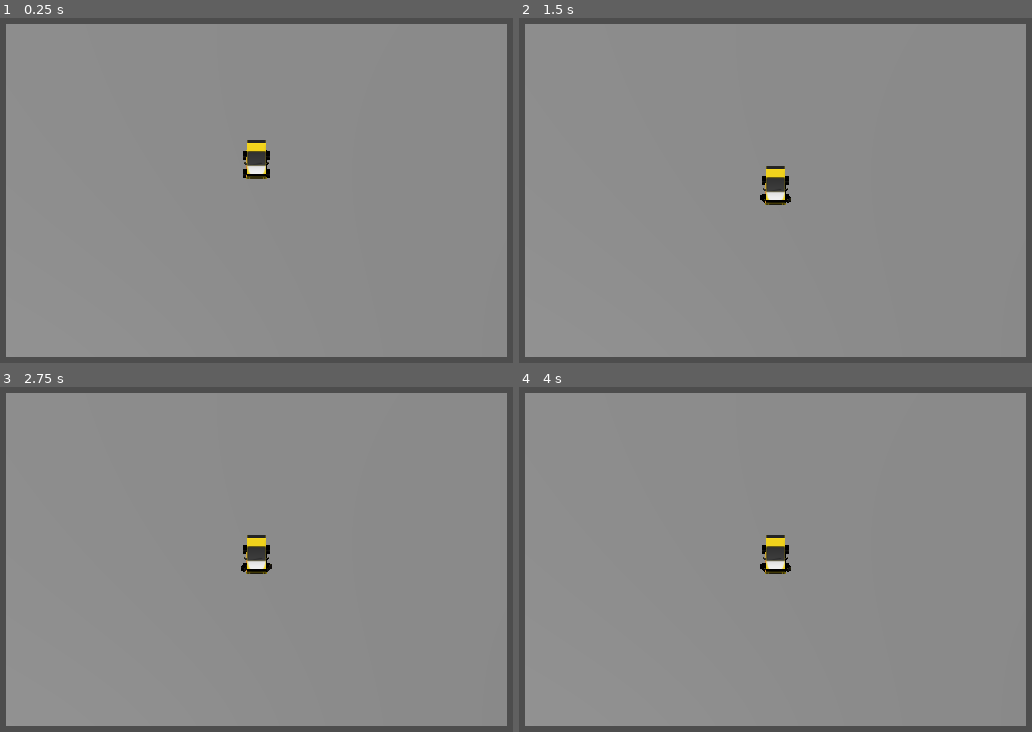
Above: before the commit, frames 1-4 (two rows, left to right).
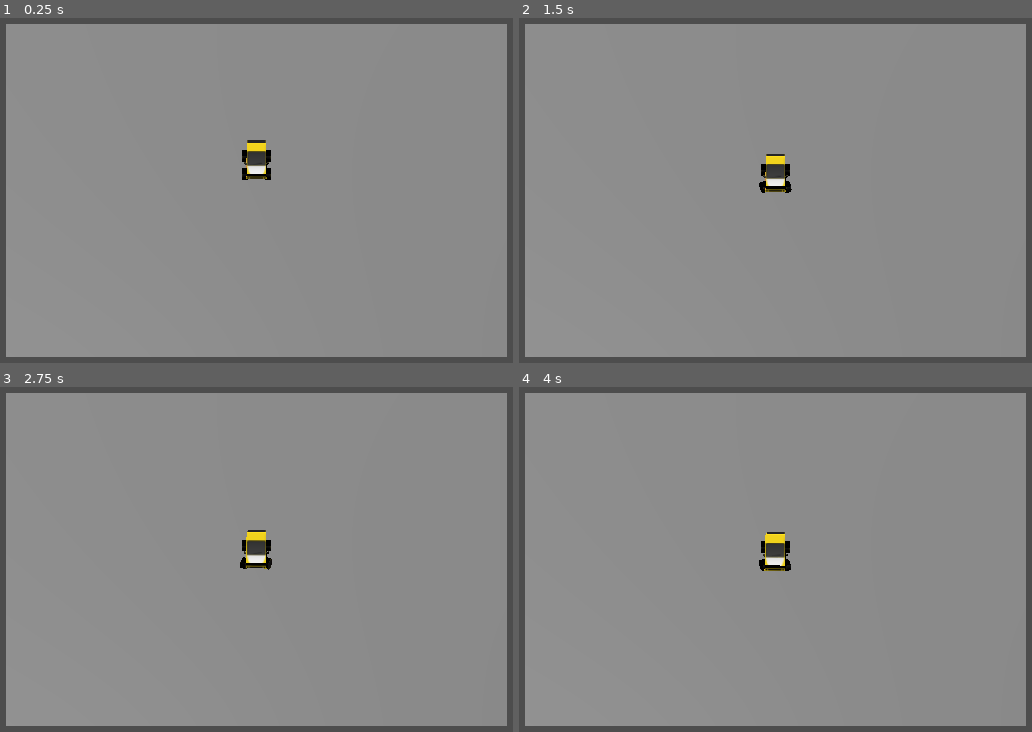
Above: after the commit, the same moments.

Repository: DaniMaccari/Car-Playground
Game: Godot game, scene res://Scenes/Main.tscn
The game is run twice, just before and just after one commit, with the same random seed, the same clock (stepped at 60 frames per second) and the same inputs. The project has no main scene, so this scene is started directly.
Inputs:
- Up to frame 1 (0.25 s): no input
- Up to frame 2 (1.5 s): hold Right (ui_right) 0.53-1.28 s; hold Left (ui_left) from 1.28 s (still down)
- Up to frame 3 (2.75 s): release Left (ui_left) at 2.03 s; hold Right (ui_right) from 2.03 s (still down)
- Up to frame 4 (4 s): tap Enter at 2.75 s; tap Space at 3.5 s; release Right (ui_right) at 3.53 s; hold Left (ui_left) from 3.53 s (still down)

The runs differ from the first frame. In frame 1, less than 0.1% of the frame differs, in the area x 47-53%, y 38-47%; in frame 2, 0.7%, in the area x 46-54%, y 39-55%; in frame 3, 0.5%; in frame 4, 0.4%.

Commit message:
movement truck values test

Diff:
--- a/Scenes/Main.tscn
+++ b/Scenes/Main.tscn
@@ -3,7 +3,7 @@
 [ext_resource type="PackedScene" uid="uid://dd0nts174s84k" path="res://Scenes/Vehicle_movement.tscn" id="1_j6e7n"]
 
 [sub_resource type="BoxShape3D" id="BoxShape3D_d18de"]
-size = Vector3(15, 0.2, 15)
+size = Vector3(18, 0.2, 18)
 
 [sub_resource type="PlaneMesh" id="PlaneMesh_a85fd"]
 
@@ -11,8 +11,6 @@
 
 [node name="PlaneWorld" type="StaticBody3D" parent="."]
 transform = Transform3D(3, 0, 0, 0, 3, 0, 0, 0, 3, 0, 0, 0)
-collision_layer = 16
-collision_mask = 2
 
 [node name="CollisionShape3D" type="CollisionShape3D" parent="PlaneWorld"]
 transform = Transform3D(1, 0, 0, 0, 1, 0, 0, 0, 1, 0, -0.101741, 0)
@@ -27,7 +25,7 @@
 
 [node name="VehicleBody3D" parent="." instance=ExtResource("1_j6e7n")]
 transform = Transform3D(1, 0, 0, 0, 1, 0, 0, 0, 1, 0, 3.67617, 0)
-MAX_STEER = 0.6
+MAX_STEER = 0.4
 ENGINE_POWER = 500
 
 [node name="Camera3D" type="Camera3D" parent="."]
--- a/Scenes/Vehicle_movement.tscn
+++ b/Scenes/Vehicle_movement.tscn
@@ -5,7 +5,7 @@
 [ext_resource type="Texture2D" uid="uid://d08iuocp8g1y8" path="res://Assets/auto_racing_car/turnipCar.png" id="2_c33vq"]
 
 [sub_resource type="BoxShape3D" id="BoxShape3D_e3vso"]
-size = Vector3(2.23999, 0.989513, 3.67538)
+size = Vector3(2.23999, 1.96881, 3.67538)
 
 [sub_resource type="StandardMaterial3D" id="StandardMaterial3D_pfg6y"]
 albedo_texture = ExtResource("2_c33vq")
@@ -114,13 +114,15 @@
 blend_shape_mode = 0
 shadow_mesh = SubResource("ArrayMesh_f3jxb")
 
-[node name="VehicleBody3D" type="VehicleBody3D"]
-transform = Transform3D(1, 0, 0, 0, 1, 0, 0, 0, 1, 0, 0.0621619, 0)
-collision_mask = 16
+[node name="Body" type="VehicleBody3D"]
+transform = Transform3D(1, 0, 0, 0, 1, 0, 0, 0, 1, 0, 0.141597, 0)
+mass = 100.0
+center_of_mass_mode = 1
+center_of_mass = Vector3(0, 0.5, 0)
 script = ExtResource("1_ijyx4")
 
 [node name="CollisionBox" type="CollisionShape3D" parent="."]
-transform = Transform3D(1, 0, 0, 0, 1, 0, 0, 0, 1, 0, 0.449647, 0.220596)
+transform = Transform3D(1, 0, 0, 0, 1, 0, 0, 0, 1, 0, 1.05948, 0.220596)
 shape = SubResource("BoxShape3D_e3vso")
 
 [node name="sportsCar_yellow" type="Node3D" parent="."]
@@ -132,45 +134,73 @@
 skeleton = NodePath("")
 
 [node name="WheelFrontLeft" type="VehicleWheel3D" parent="."]
-transform = Transform3D(1, 0, 0, 0, 1, 0, 0, 0, 1, 1.1, 0.219, 1.483)
+transform = Transform3D(1, 0, 0, 0, 1, 0, 0, 0, 1, 1.1, 0.342067, 1.483)
 use_as_steering = true
-wheel_radius = 0.4
+wheel_roll_influence = 0.4
+wheel_radius = 0.6
+wheel_rest_length = 0.3
+wheel_friction_slip = 1.0
+suspension_travel = 1.0
+suspension_stiffness = 65.0
+suspension_max_force = 3000.0
+damping_compression = 0.88
 
 [node name="wheelFL" type="MeshInstance3D" parent="WheelFrontLeft"]
-transform = Transform3D(1, 0, 0, 0, 1.5, 0, 0, 0, 1.5, 0, 0, 0)
+transform = Transform3D(1.333, 0, 0, 0, 2, 0, 0, 0, 2, 0, 0, 0)
 layers = 2
 mesh = SubResource("ArrayMesh_y31eb")
 skeleton = NodePath("")
 
 [node name="WheelFrontRight" type="VehicleWheel3D" parent="."]
-transform = Transform3D(1, 0, 0, 0, 1, 0, 0, 0, 1, -1.1, 0.219, 1.483)
+transform = Transform3D(1, 0, 0, 0, 1, 0, 0, 0, 1, -1.1, 0.342067, 1.483)
 use_as_steering = true
-wheel_radius = 0.4
+wheel_roll_influence = 0.4
+wheel_radius = 0.6
+wheel_rest_length = 0.3
+wheel_friction_slip = 1.0
+suspension_travel = 1.0
+suspension_stiffness = 65.0
+suspension_max_force = 3000.0
+damping_compression = 0.88
 
 [node name="wheelFR" type="MeshInstance3D" parent="WheelFrontRight"]
-transform = Transform3D(-1, 0, -2.26494e-07, 0, 1.5, 0, 1.50996e-07, 0, -1.5, 0, 0, 0)
+transform = Transform3D(-1.333, 0, -3.01992e-07, 0, 2, 0, 2.01277e-07, 0, -2, 0, 0, 0)
 layers = 2
 mesh = SubResource("ArrayMesh_nu47w")
 skeleton = NodePath("")
 
 [node name="WheelBackLeft" type="VehicleWheel3D" parent="."]
-transform = Transform3D(1, 0, 0, 0, 1, 0, 0, 0, 1, 1.1, 0.219, -1.112)
+transform = Transform3D(1, 0, 0, 0, 1, 0, 0, 0, 1, 1.1, 0.342067, -1.112)
 use_as_traction = true
-wheel_radius = 0.4
+wheel_roll_influence = 0.4
+wheel_radius = 0.6
+wheel_rest_length = 0.3
+wheel_friction_slip = 1.0
+suspension_travel = 1.0
+suspension_stiffness = 65.0
+suspension_max_force = 3000.0
+damping_compression = 0.88
 
 [node name="wheelBL" type="MeshInstance3D" parent="WheelBackLeft"]
-transform = Transform3D(1, 0, 0, 0, 1.5, 0, 0, 0, 1.5, 0, 0, 0)
+transform = Transform3D(1.333, 0, 0, 0, 2, 0, 0, 0, 2, 0, 0, 0)
 layers = 2
 mesh = SubResource("ArrayMesh_y31eb")
 skeleton = NodePath("")
 
 [node name="WheelBackRight" type="VehicleWheel3D" parent="."]
-transform = Transform3D(1, 0, 0, 0, 1, 0, 0, 0, 1, -1.1, 0.219, -1.112)
+transform = Transform3D(1, 0, 0, 0, 1, 0, 0, 0, 1, -1.1, 0.342067, -1.112)
 use_as_traction = true
-wheel_radius = 0.4
+wheel_roll_influence = 0.4
+wheel_radius = 0.6
+wheel_rest_length = 0.3
+wheel_friction_slip = 1.0
+suspension_travel = 1.0
+suspension_stiffness = 65.0
+suspension_max_force = 3000.0
+damping_compression = 0.88
 
 [node name="wheelBR" type="MeshInstance3D" parent="WheelBackRight"]
-transform = Transform3D(-1, 0, -2.26494e-07, 0, 1.5, 0, 1.50996e-07, 0, -1.5, 0, 0, 0)
+transform = Transform3D(-1.333, 0, -3.01992e-07, 0, 2, 0, 2.01277e-07, 0, -2, 0, 0, 0)
 layers = 2
 mesh = SubResource("ArrayMesh_nu47w")
 skeleton = NodePath("")
